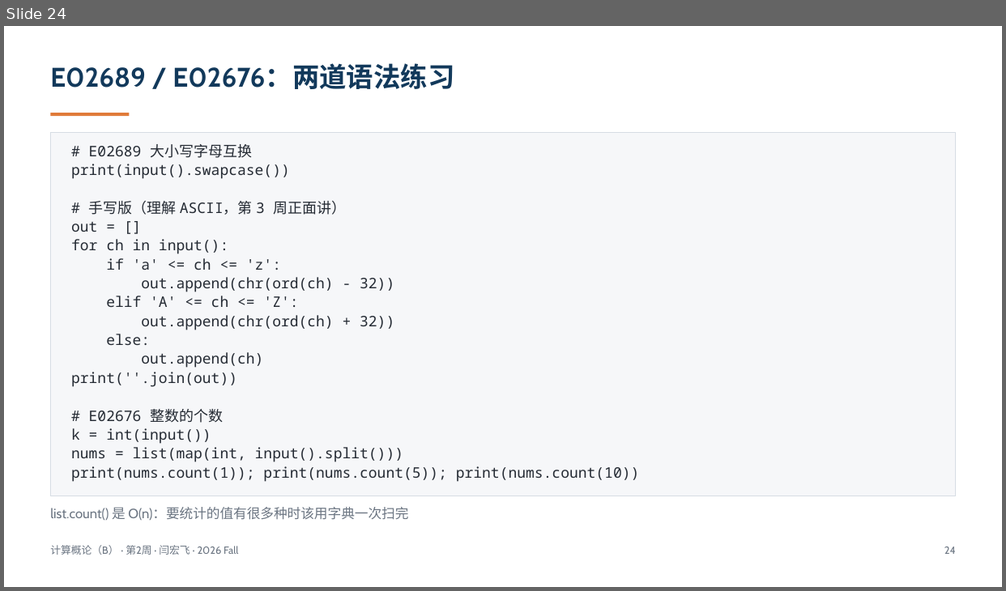
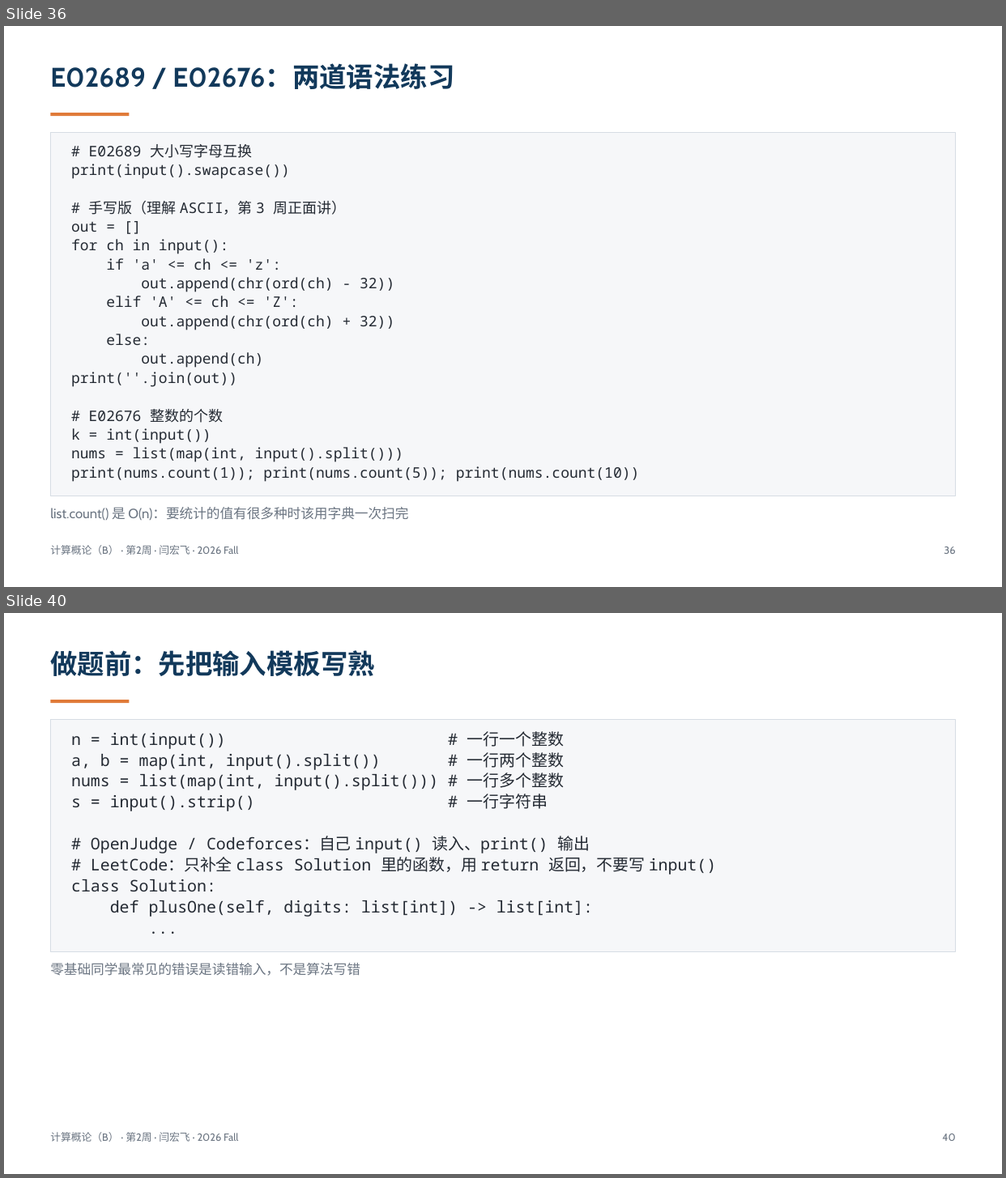
Before and after one commit to GMyhf/2026fall-cs101, a slide deck: courseware/202609_ADS_W02_VM_Shell_DevEnv.pptx. Shown one above the other, each under a label of ours: slide 24 before the commit, slides 36 and 40 after it; the slides between them are not shown. The pictures are 1006x591 and 1006x1178 pixels, drawn with LibreOffice and Linux fonts; fonts in the diff are those of the drawing. Boxes give left, top, right and bottom in pixels: in the first picture for what was removed or moved away, otherwise in the second. Text is boxed around its words. In the diff, an @@ line names an element or a change of style, - is before the commit and + after.

```diff
--- a/courseware/202609_ADS_W02_VM_Shell_DevEnv.pptx
+++ b/courseware/202609_ADS_W02_VM_Shell_DevEnv.pptx
@@ slide 40 added at box(4, 613, 1002, 1174), background #FFFFFF @@
@@ text added at box(50, 650, 375, 676), 26 pt, text #12395B, bold @@
+做题前：先把输入模板写熟
@@ rectangle added at box(50, 700, 129, 703), fill #E07B39 @@
@@ rectangle added at box(50, 719, 956, 952), fill #F6F7F9, outline #D6DCE4 0.75 pt @@
@@ text added at box(71, 731, 716, 917), 15.5 pt, text #242A33 @@
+n = int(input()) # 一行一个整数
+a, b = map(int, input().split()) # 一行两个整数
+nums = list(map(int, input().split())) # 一行多个整数
+s = input().strip() # 一行字符串
+# OpenJudge / Codeforces：自己 input() 读入、print() 输出
+# LeetCode：只补全 class Solution 里的函数，用 return 返回，不要写 input()
+class Solution:
+def plusOne(self, digits: list[int]) -> list[int]:
+...
@@ text added at box(50, 963, 360, 976), 13 pt, text #6B7582 @@
+零基础同学最常见的错误是读错输入，不是算法写错
@@ text added at box(50, 1132, 238, 1142), 10 pt, text #6B7582 @@
+计算概论（B） · 第2周 · 闫宏飞 · 2026 Fall
@@ text added at box(942, 1134, 955, 1141), 10 pt, text #6B7582 @@
+40
@@ what was slide 24 is now slide 36 @@
@@ slide 36 changed as well @@
@@ text at box(944, 547, 955, 554): text changed @@
-24
+36
```
Also in this commit, not shown: 21 other slides changed, 16 other slides added, 13 other files.
